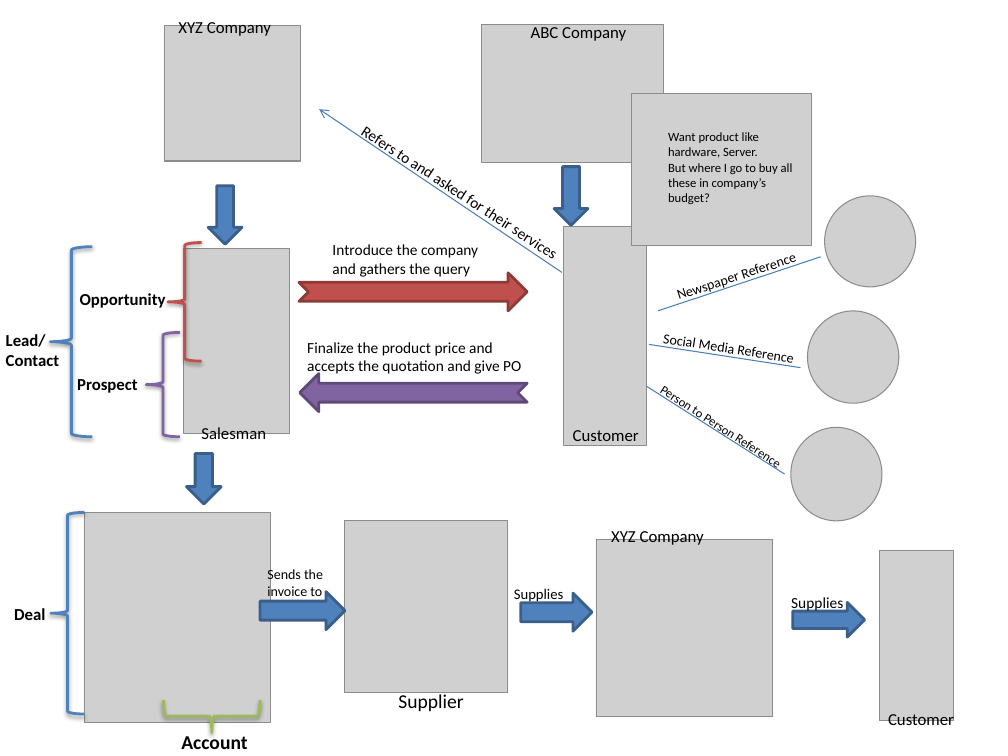
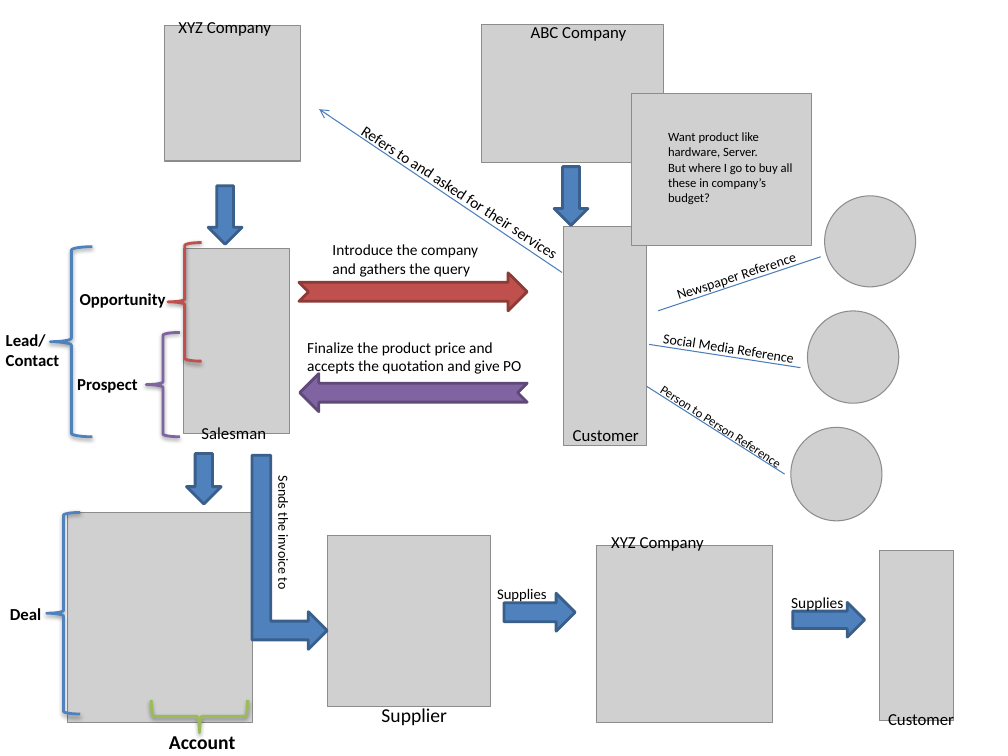
Before and after one commit to shivangisaxena16/CRM, a slide deck: slide 2 of Presentation/Presentation2.pptx. Drawn at 1008x756 pixels with LibreOffice and Linux fonts; fonts in the diff are those of the drawing; grey boxes stand for pictures. Boxes give left, top, right and bottom in pixels: in the first picture for what was removed or moved away, otherwise in the second. Text is boxed around its words. In the diff, an @@ line names an element or a change of style, - is before the commit and + after.

Commit message:
updated the file for documentation

```diff
--- a/Presentation/Presentation2.pptx
+++ b/Presentation/Presentation2.pptx
@@ text "Sends the invoice to": place and size @@
-text "Sends the invoice to" at (267, 567, 323, 600)
+text "Sends the invoice to" at (275, 479, 292, 589)
@@ text "Sends the invoice to" at (275, 479, 292, 589): rotation 0 to 90 degrees @@
@@ bent up arrow added at (253, 455, 327, 650), fill #4F81BD, outline #3A5F8C 2 pt @@
@@ right brace: place and size @@
-right brace at (50, 512, 84, 714)
+right brace at (46, 512, 80, 714)
@@ picture: place and size @@
-picture at (85, 512, 270, 722)
+picture at (68, 512, 253, 722)
@@ picture: place and size @@
-picture at (345, 521, 508, 692)
+picture at (328, 535, 491, 707)
@@ text "XYZ Company": place and size @@
-text "XYZ Company" at (611, 529, 704, 545)
+text "XYZ Company" at (611, 535, 704, 551)
@@ picture: place and size @@
-picture at (597, 539, 773, 716)
+picture at (597, 545, 773, 722)
@@ text "Deal": place and size @@
-text "Deal" at (14, 608, 45, 620)
+text "Deal" at (10, 608, 41, 620)
@@ down arrow removed at (260, 592, 345, 630) @@
@@ text "Supplies": place and size @@
-text "Supplies" at (514, 588, 563, 603)
+text "Supplies" at (497, 588, 546, 603)
@@ down arrow: place and size @@
-down arrow at (521, 593, 592, 632)
+down arrow at (503, 593, 575, 632)
@@ right brace: place and size @@
-right brace at (163, 701, 260, 733)
+right brace at (151, 701, 248, 733)
@@ text "Supplier": place and size @@
-text "Supplier" at (398, 692, 464, 711)
+text "Supplier" at (381, 706, 447, 725)
@@ text "Account": place and size @@
-text "Account" at (181, 732, 247, 749)
+text "Account" at (169, 732, 235, 749)
```
